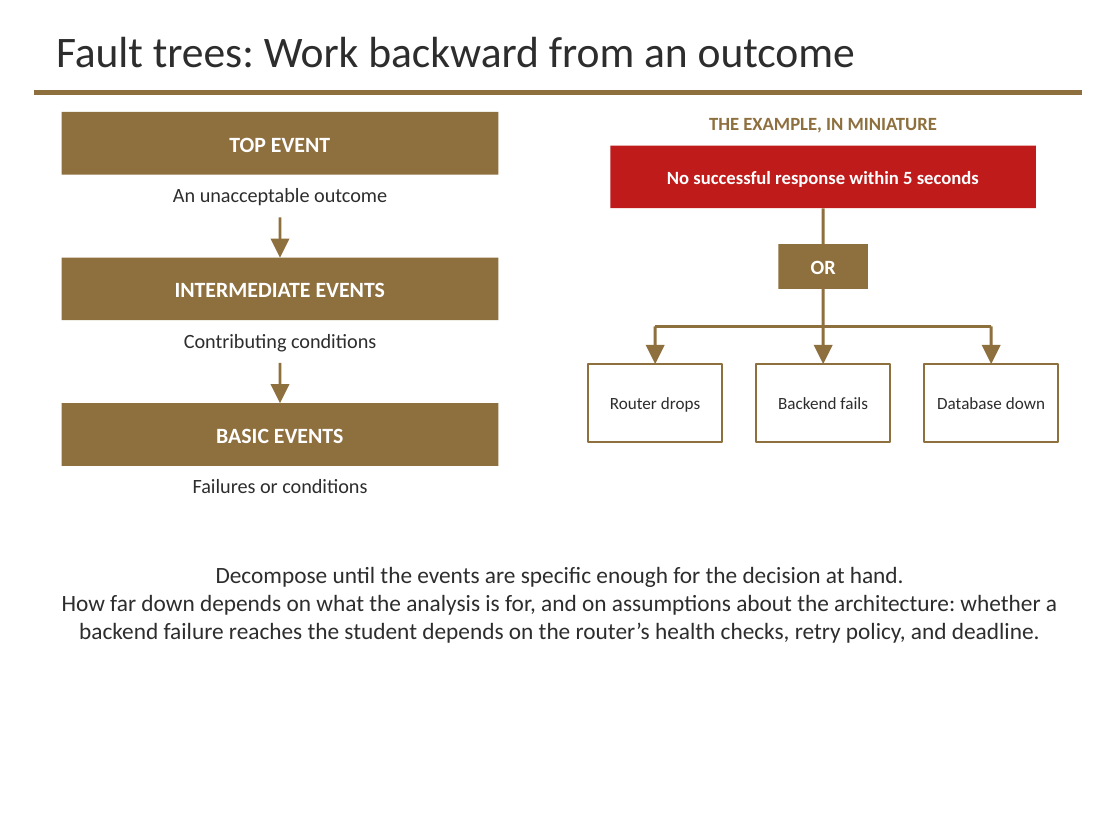
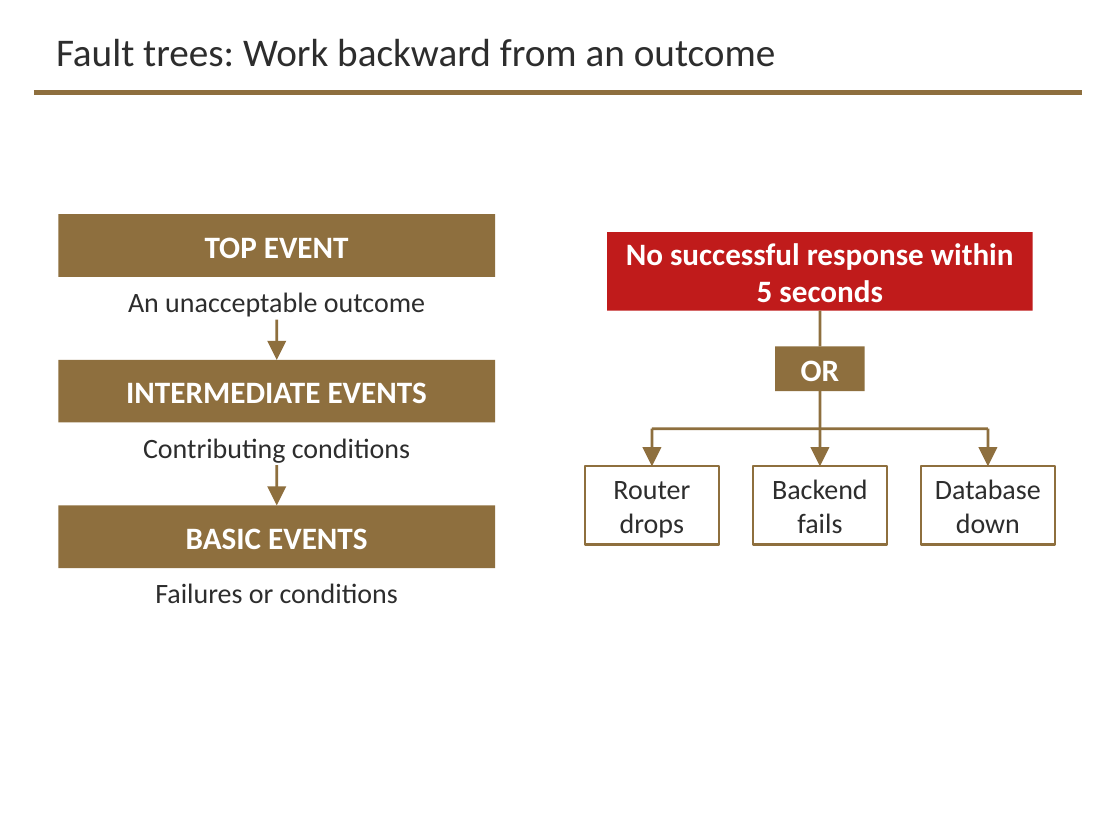
Before and after one commit to davisjam/model-based-agentic-software-engineering, a slide deck: slide 18 of course/lectures/act-3-software-in-the-world/04-performance-and-reliability/3-4-Performance-and-Reliability-2-Reliability-Engineering.pptx (slide 16 before the commit). Drawn at 1120x840 pixels with LibreOffice and Linux fonts; fonts in the diff are those of the drawing; background and template pictures are left out. Boxes give left, top, right and bottom in pixels: in the first picture for what was removed or moved away, otherwise in the second. Text is boxed around its words. In the diff, an @@ line names an element or a change of style, - is before the commit and + after.

```diff
--- a/course/lectures/act-3-software-in-the-world/04-performance-and-reliability/3-4-Performance-and-Reliability-2-Reliability-Engineering.pptx
+++ b/course/lectures/act-3-software-in-the-world/04-performance-and-reliability/3-4-Performance-and-Reliability-2-Reliability-Engineering.pptx
@@ title "Fault trees: Work backward from ..." at <box>56,38,776,67</box>: size 28 to 25.2 pt @@
@@ text removed at <box>709,118,937,133</box> @@
-THE EXAMPLE, IN MINIATURE
@@ rectangle "No successful response within 5 ...": place and size @@
-rectangle "No successful response within 5 ..." at <box>610,146,1036,208</box>
+rectangle "No successful response within 5 ..." at <box>607,232,1033,310</box>
@@ rectangle "No successful response within 5 ..." at <box>607,232,1033,310</box>: size 12 to 20 pt @@
@@ text "An unacceptable outcome": place and size @@
-text "An unacceptable outcome" at <box>173,188,387,206</box>
+text "An unacceptable outcome" at <box>128,292,425,317</box>
@@ rectangle "OR" at <box>775,346,865,391</box>: size 13 to 20 pt @@
@@ text "Contributing conditions": place and size @@
-text "Contributing conditions" at <box>184,334,376,352</box>
+text "Contributing conditions" at <box>143,438,410,463</box>
@@ 3 rectangles: place and size @@
-3 rectangles at <box>655,325,991,328</box>
+3 rectangles at <box>652,428,988,431</box>
@@ 3 triangles: place and size @@
-3 triangles at <box>645,345,1000,364</box>
+3 triangles at <box>643,447,998,466</box>
@@ 14 rectangles, 2 triangles: place and size @@
-14 rectangles, 2 triangles at <box>62,112,1058,466</box>
+14 rectangles, 2 triangles at <box>58,214,1055,568</box>
@@ size 11 to 18 pt in 3 elements at <box>585,466,719,544</box>, <box>753,466,887,544</box>, <box>921,466,1055,544</box> @@
@@ size 14 to 20 pt in 3 elements at <box>58,214,495,277</box>, <box>58,360,495,422</box>, <box>58,505,495,568</box> @@
@@ text removed at <box>62,567,1057,643</box> @@
-Decompose until the events are specific enough for the decision at hand.
-How far down depends on what the analysis is for, and on assumptions about the architecture: whether a backend failure reaches the student depends on the router’s health checks, retry policy, and deadline.
@@ size 13 to 18 pt in 3 elements at <box>128,292,425,317</box>, <box>143,438,410,463</box>, <box>155,583,398,603</box> @@
@@ text "Failures or conditions": place and size @@
-text "Failures or conditions" at <box>193,479,367,493</box>
+text "Failures or conditions" at <box>155,583,398,603</box>
```
Also in this commit, not shown: 19 other slides changed, 7 slides added, 52 slides removed.
